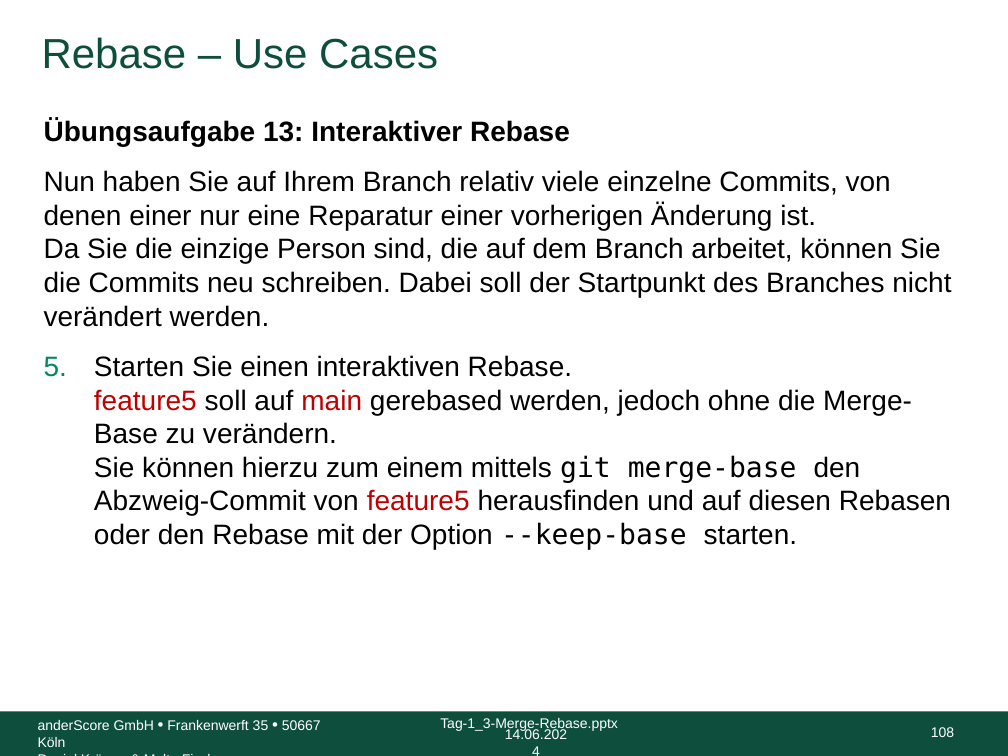
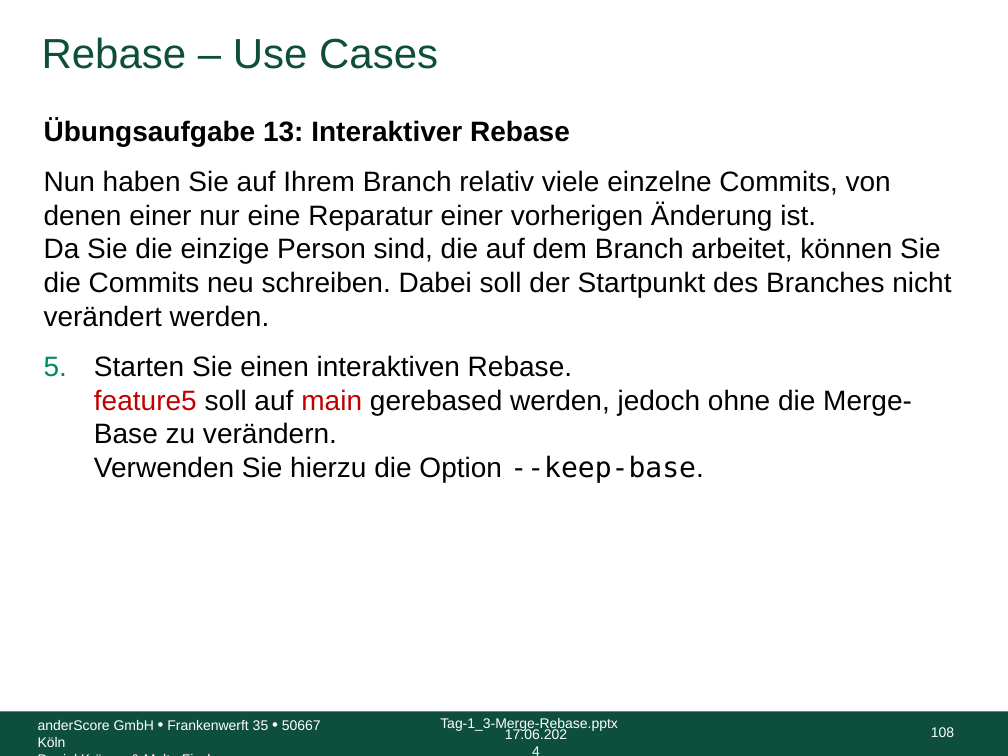
Before and after one commit to anderscore-gmbh/gitlab, a slide deck: slide 108 of slides/Tag-1_3-Merge-Rebase.pptx. Drawn at 1008x756 pixels with LibreOffice and Linux fonts; fonts in the diff are those of the drawing; background and template pictures are left out. Boxes give left, top, right and bottom in pixels: in the first picture for what was removed or moved away, otherwise in the second. Text is boxed around its words. In the diff, an @@ line names an element or a change of style, - is before the commit and + after.

```diff
--- a/slides/Tag-1_3-Merge-Rebase.pptx
+++ b/slides/Tag-1_3-Merge-Rebase.pptx
@@ text at bbox=[94, 355, 912, 483]: text changed @@
-5. Starten Sie einen interaktiven Rebase.
-   feature5 soll auf main gerebased werden, jedoch ohne die Merge-Base zu verändern.
-   Sie können hierzu zum einem mittels git merge-base den Abzweig-Commit von feature5 herausfinden und auf diesen Rebasen oder den Rebase mit der Option --keep-base starten.
+5. Starten Sie einen interaktiven Rebase.
+   feature5 soll auf main gerebased werden, jedoch ohne die Merge-Base zu verändern.
+   Verwenden Sie hierzu die Option --keep-base.
@@ text at bbox=[505, 728, 567, 739]: text changed @@
-14.06.2024
+17.06.2024
```
Also in this commit, not shown: 117 other slides changed, 4 other files.
